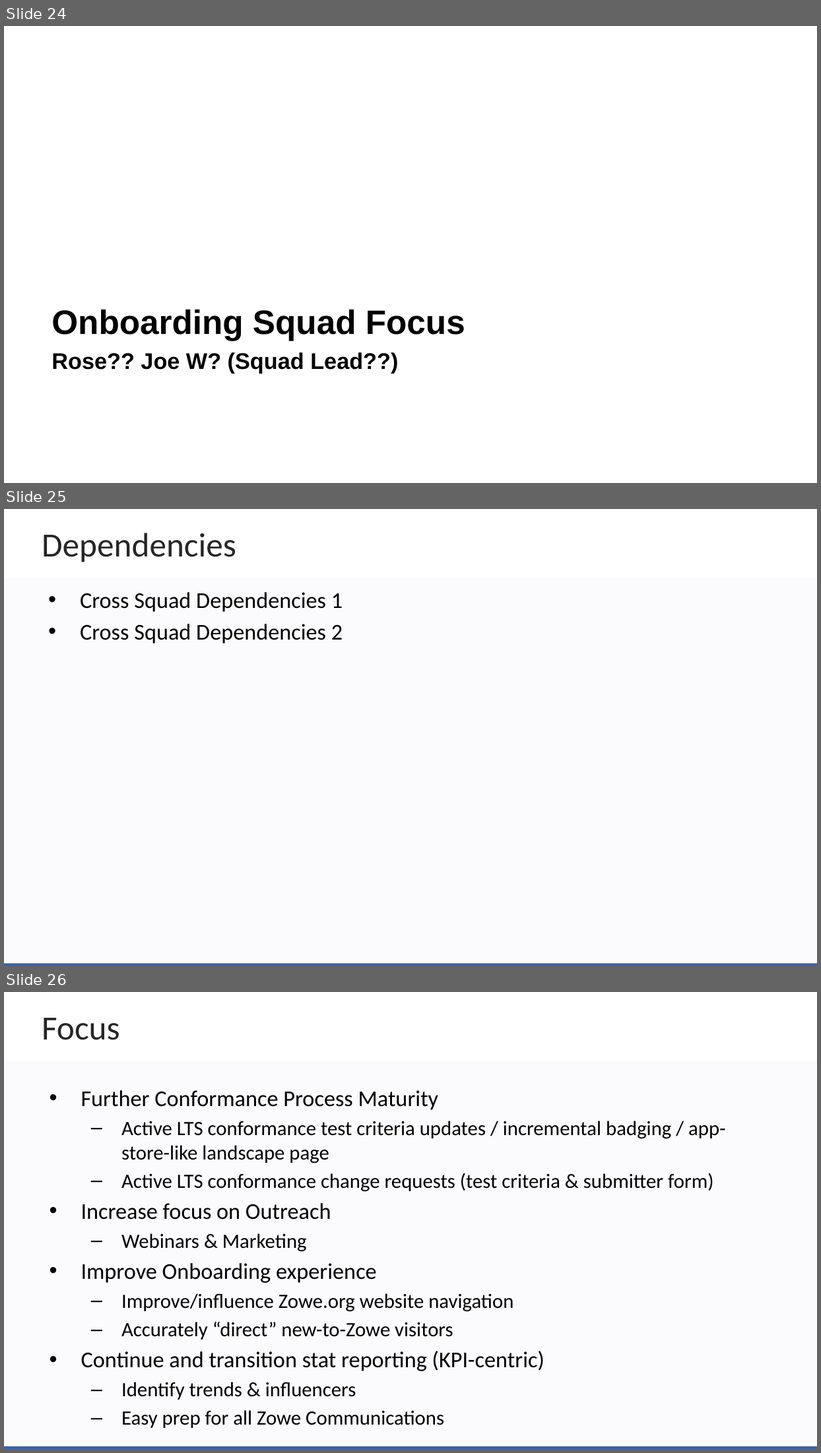
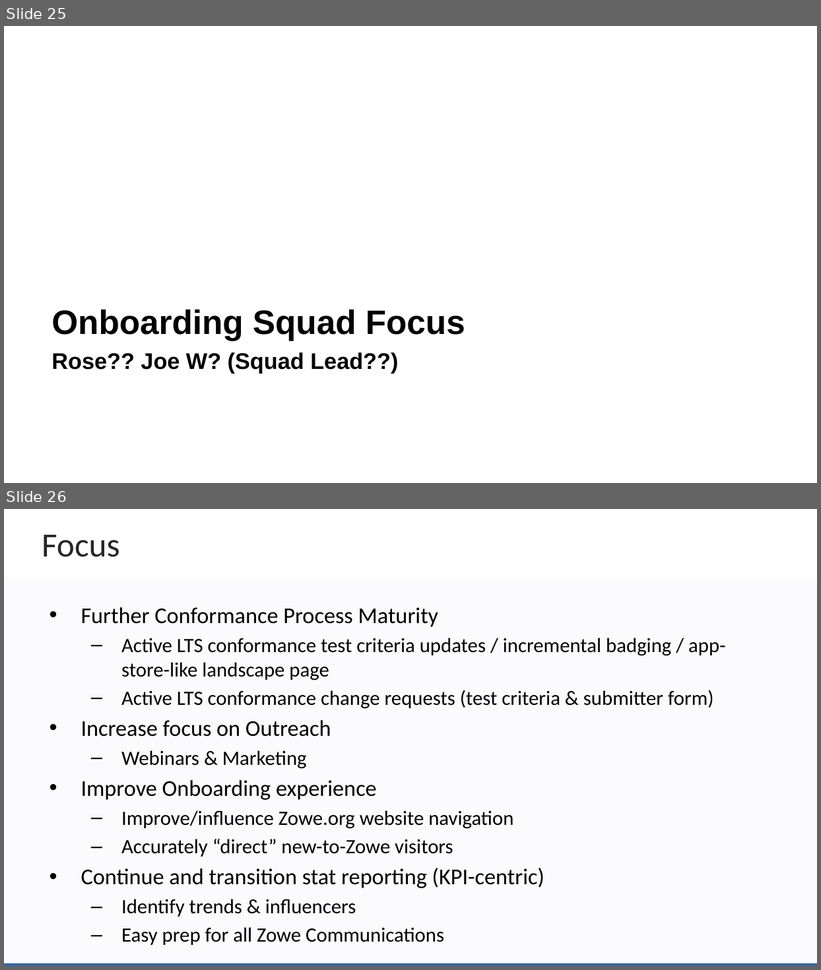
Before and after one commit to zowe/community, a slide deck: Project Management/20PI3 Planning/Zowe Community Squad Focus for 20PI3.pptx. Shown one above the other, each under a label of ours: slides 24, 25 and 26 before the commit, slides 25 and 26 after it. The pictures are 821x1453 and 821x970 pixels, drawn with LibreOffice and Linux fonts; fonts in the diff are those of the drawing; background and template pictures are left out. Boxes give left, top, right and bottom in pixels: in the first picture for what was removed or moved away, otherwise in the second. Text is boxed around its words. In the diff, an @@ line names an element or a change of style, - is before the commit and + after.

```diff
--- a/Project Management/20PI3 Planning/Zowe Community Squad Focus for 20PI3.pptx
+++ b/Project Management/20PI3 Planning/Zowe Community Squad Focus for 20PI3.pptx
@@ slide 25 removed at bbox=[4, 509, 817, 966], background #FFFFFF; not listed: 2 template elements that a slide beside it also shows @@
@@ text removed at bbox=[42, 533, 236, 562] @@
-Dependencies
@@ text removed at bbox=[80, 592, 343, 644] @@
-• Cross Squad Dependencies 1
-• Cross Squad Dependencies 2
@@ what was slide 24 is now slide 25 @@
```
Also in this commit, not shown: 1 slide changed, 1 slide added.
